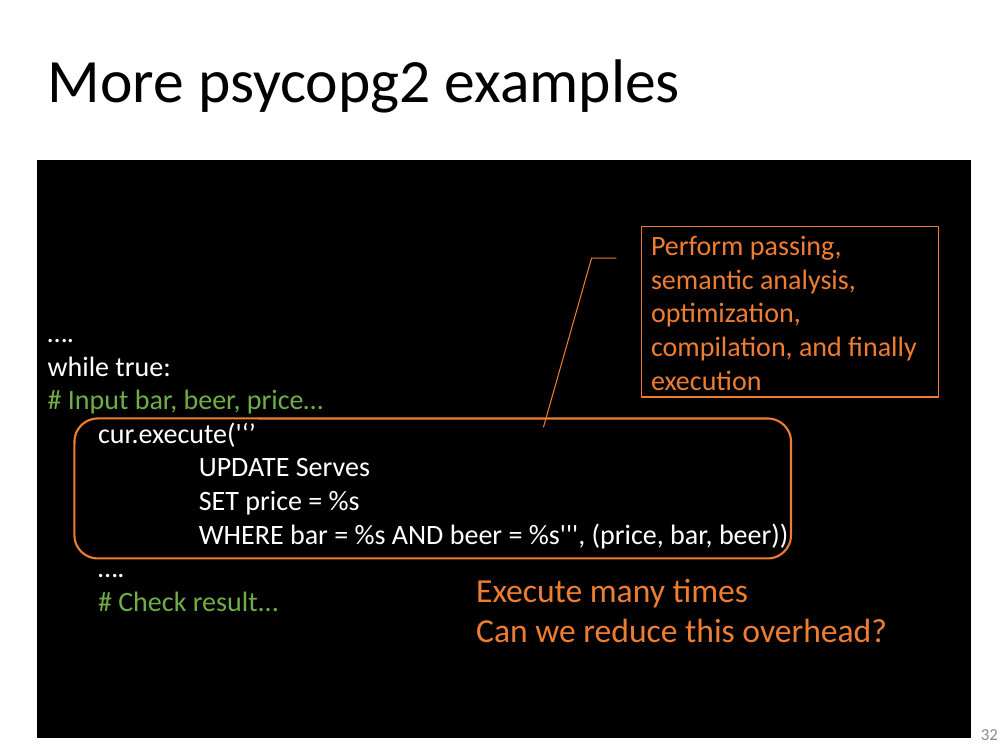
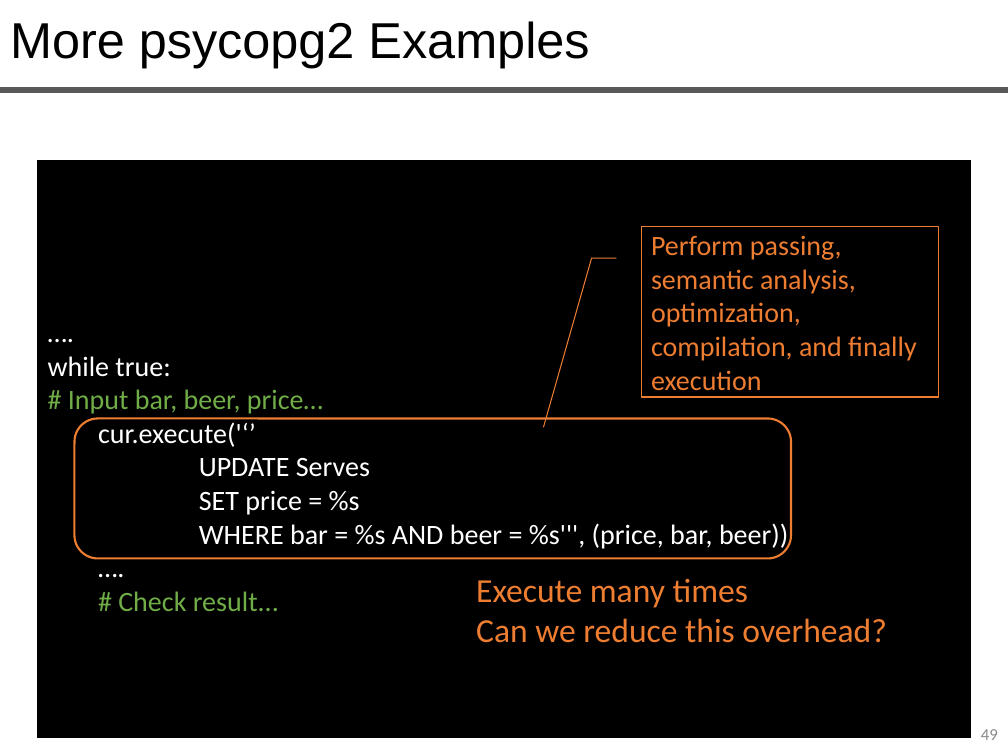
Before and after one commit to queryproc/slides, a slide deck: slide 49 of 06-sql-partIV-slides.pptx (slide 32 before the commit). Drawn at 1008x756 pixels with LibreOffice and Linux fonts; fonts in the diff are those of the drawing. Boxes give left, top, right and bottom in pixels: in the first picture for what was removed or moved away, otherwise in the second. Text is boxed around its words. In the diff, an @@ line names an element or a change of style, - is before the commit and + after.

```diff
--- a/06-sql-partIV-slides.pptx
+++ b/06-sql-partIV-slides.pptx
@@ text at (10, 21, 589, 68): text changed; size 44 to 36 pt; font Calibri to Arial @@
-More psycopg2 examples
+More psycopg2 Examples
@@ line added from (0, 90) to (1008, 90), #595959 4.5 pt @@
@@ page number at (981, 729, 998, 740): text changed @@
-32
+49
```
Also in this commit, not shown: 15 other slides changed, 39 slides added, 28 slides removed, 1 other file.
